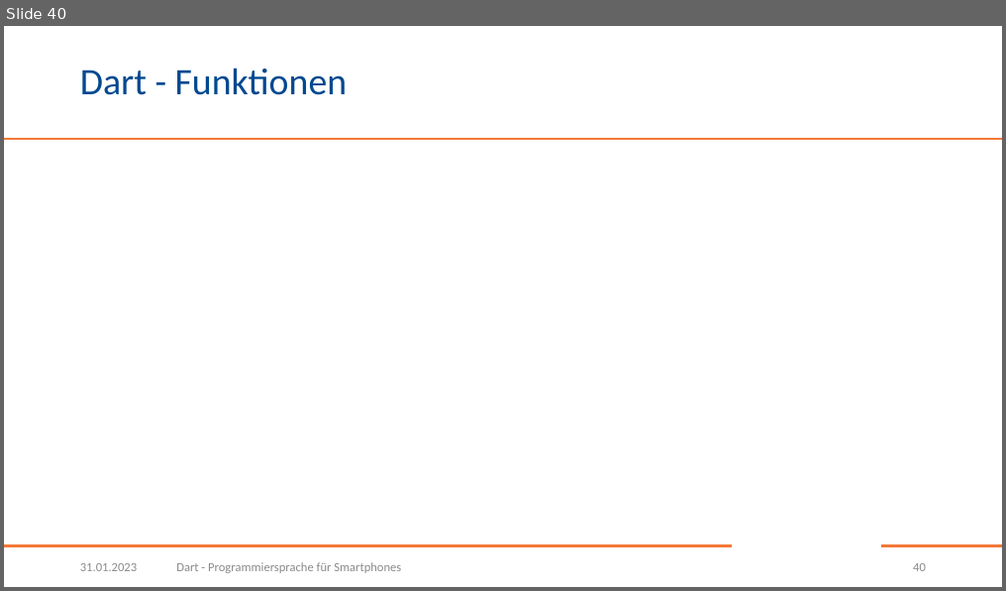
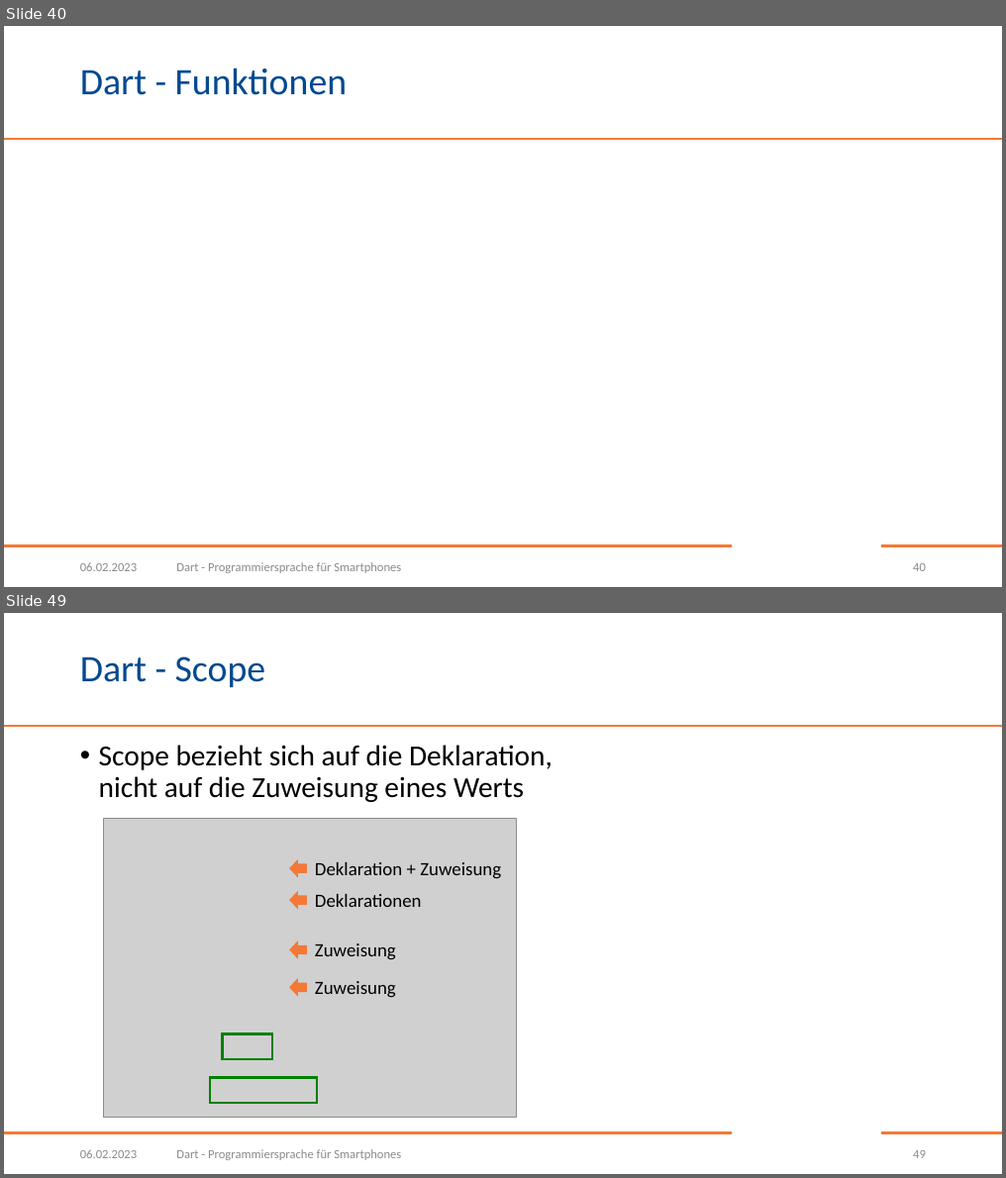
Before and after one commit to BogyMitutoyoCTL/DecisionMakingApp, a slide deck: presentations/Dart.pptx. Shown one above the other, each under a label of ours: slide 40 before the commit, slides 40 and 49 after it; the slides between them are not shown. The pictures are 1006x591 and 1006x1178 pixels, drawn with LibreOffice and Linux fonts; fonts in the diff are those of the drawing; grey boxes stand for pictures; background and template pictures are left out. Boxes give left, top, right and bottom in pixels: in the first picture for what was removed or moved away, otherwise in the second. Text is boxed around its words. In the diff, an @@ line names an element or a change of style, - is before the commit and + after.

Commit message:
Nächste Themen: Named Arguments und Scope

```diff
--- a/presentations/Dart.pptx
+++ b/presentations/Dart.pptx
@@ slide 49 added at [4, 613, 1002, 1174], background #FFFFFF; not listed: 3 template elements that a slide beside it also shows @@
@@ title added at [80, 657, 266, 687], 36 pt, text #004990 @@
+Dart - Scope
@@ text added at [99, 745, 552, 802], 28 pt, text #000000 @@
+• Scope bezieht sich auf die Deklaration,
+  nicht auf die Zuweisung eines Werts
@@ picture added at [104, 818, 517, 1118] @@
@@ right arrow added at [289, 860, 307, 878], fill #F47836 @@
@@ text added at [315, 862, 501, 879], 18 pt, text #000000 @@
+Deklaration + Zuweisung
@@ right arrow added at [289, 891, 307, 909], fill #F47836 @@
@@ text added at [315, 894, 422, 907], 18 pt, text #000000 @@
+Deklarationen
@@ right arrow added at [289, 941, 307, 959], fill #F47836 @@
@@ text added at [315, 944, 396, 959], 18 pt, text #000000 @@
+Zuweisung
@@ right arrow added at [289, 978, 307, 997], fill #F47836 @@
@@ text added at [315, 981, 396, 997], 18 pt, text #000000 @@
+Zuweisung
@@ rectangle added at [223, 1035, 272, 1059], outline #008000 2.25 pt @@
@@ rectangle added at [210, 1078, 317, 1103], outline #008000 2.25 pt @@
@@ text added at [80, 1150, 137, 1158], 12 pt, text #8C8C8C @@
+06.02.2023
@@ text added at [176, 1150, 401, 1160], 12 pt, text #8C8C8C @@
+Dart - Programmiersprache für Smartphones
@@ page number added at [913, 1151, 926, 1158], 12 pt, text #8C8C8C @@
+49
@@ slide 40 changed as well @@
@@ text at [80, 563, 137, 571]: text changed @@
-31.01.2023
+06.02.2023
```
Also in this commit, not shown: 39 other slides changed, 10 other slides added.
